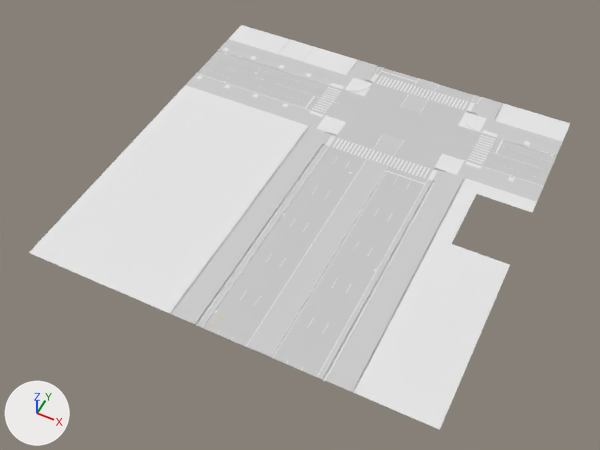
What one commit did to the glTF model dushanbe_city/assets/city/chunks/chunk_2_3.glb.
Rendered twice from a 50 mm lens placed at (10.7, -182.0, 147.1), pointed at (-50.6, -59.5, -6.1). Every picture has the same lights, and +X, +Y and +Z are marked at lower left. The first picture is the older version. Objects named as collision shapes, trigger or cutter boxes, shadow casters or lower levels of detail are left out. Vertices at exactly the same position are counted once.

In view in the first picture: 'base'.
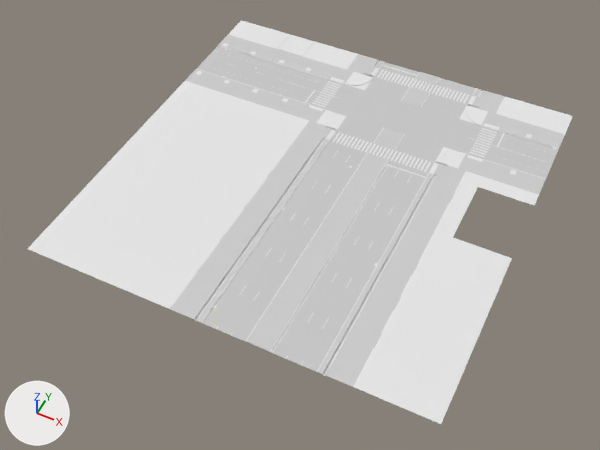
Pixel boxes [x1, y1, x2, y2] of what changed, in the pictures (600 x 450 px; the box of a moved part takes in the faces that stretch with it):
'base', reshaped
    before: [29, 25, 570, 430]
    after: [27, 20, 573, 424]
part 1 of me_base, moved or reshaped
    before: [464, 111, 482, 133]
    after: [465, 104, 484, 126]
part 2 of me_base, moved or reshaped
    before: [343, 82, 374, 92]
    after: [343, 77, 374, 86]
part 3 of me_base, rebuilt
    before: [29, 73, 338, 327]
    after: [27, 69, 339, 322]
part 4 of me_base, rebuilt
    before: [318, 159, 544, 430]
    after: [318, 152, 546, 424]
part 5 of me_base, rebuilt
    before: [218, 25, 384, 91]
    after: [219, 20, 384, 85]
part 6 of me_base, rebuilt
    before: [197, 51, 371, 133]
    after: [197, 46, 372, 128]
part 7 of me_base, rebuilt
    before: [195, 145, 322, 324]
    after: [194, 138, 323, 319]
part 8 of me_base, rebuilt
    before: [198, 145, 325, 325]
    after: [197, 139, 325, 320]
part 9 of me_base, rebuilt
    before: [322, 182, 432, 379]
    after: [322, 174, 434, 374]
part 10 of me_base, rebuilt
    before: [326, 182, 435, 379]
    after: [326, 176, 436, 374]
part 11 of me_base, deleted
    before: [197, 48, 570, 377]
part 12 of me_base, built on
    before: [196, 50, 434, 381]
    after: [195, 43, 573, 376]

The change, as a list of edits to the scene's bpy script:
```text
Change me_base:
    used by ob_base; location = (-50.0, -50.0, 0.0)
    remove me_base.from_pydata(...)  # 1562 vertices, 1206 faces; spans x -50.0..50.0, y -50.0..50.0, z -0.3..0.2
    add me_base.from_pydata(...)  # 2030 vertices, 1854 faces; spans x -50.0..50.0, y -50.0..50.0, z 1.5..2.7
    me_base part 1: the loose piece of 43 vertices spanning x 23.5..30.1, y 36.0..42.6, z -0.1..0.2 is moved by (0.0, 0.0, 2.4)
    me_base part 2: the loose piece of 43 vertices spanning x -10.1..-3.5, y 36.0..42.6, z -0.1..0.2 is moved by (0.0, 0.0, 2.1)
    me_base part 3: the loose piece of 71 vertices spanning x -50.0..-3.5, y -50.0..24.0, z -0.3..0.2 is rebuilt with 170 vertices and now spans x -50.0..-3.5, y -50.0..24.0, z 1.5..2.2
    me_base part 4: the loose piece of 71 vertices spanning x 23.5..50.0, y -50.0..24.0, z -0.3..0.2 is rebuilt with 138 vertices and now spans x 23.5..50.0, y -50.0..24.0, z 1.7..2.7
    me_base part 5: the loose piece of 61 vertices spanning x -50.0..-3.5, y 36.0..50.0, z -0.3..0.2 is rebuilt with 81 vertices and now spans x -50.0..-3.5, y 36.0..50.0, z 1.7..2.3
    me_base part 6: the loose piece of 26 vertices spanning x -50.0..-3.5, y 18.0..42.0, z 0.0 is rebuilt with 32 vertices and now spans x -50.0..-3.5, y 18.0..42.0, z 1.6..2.1
    me_base part 7: the loose piece of 8 vertices spanning x -5.5..-5.4, y -50.0..13.4, z 0.1..0.2 is rebuilt with 28 vertices and now spans x -5.5..-5.4, y -50.0..13.4, z 1.9..2.2
    me_base part 8: the loose piece of 8 vertices spanning x -4.8..-4.7, y -50.0..13.4, z 0.1..0.2 is rebuilt with 28 vertices and now spans x -4.8..-4.7, y -50.0..13.4, z 1.9..2.2
    me_base part 9: the loose piece of 8 vertices spanning x 24.7..24.8, y -50.0..13.4, z 0.1..0.2 is rebuilt with 28 vertices and now spans x 24.7..24.8, y -50.0..13.4, z 2.1..2.5
    me_base part 10: the loose piece of 8 vertices spanning x 25.4..25.5, y -50.0..13.4, z 0.1..0.2 is rebuilt with 28 vertices and now spans x 25.4..25.5, y -50.0..13.4, z 2.1..2.5
    me_base part 11: 191 loose pieces with 869 vertices, spanning x -50.0..50.0, y -50.0..50.0, z -0.3..0.2, are deleted
    me_base part 12: 20 vertices removed from x -50.0..25.4, y -50.0..36.2, z -0.2..0.2; 997 vertices added at x -50.0..50.0, y -50.0..50.0, z 1.5..2.7
    other edits to the shape of me_base do not show in these pictures
```
